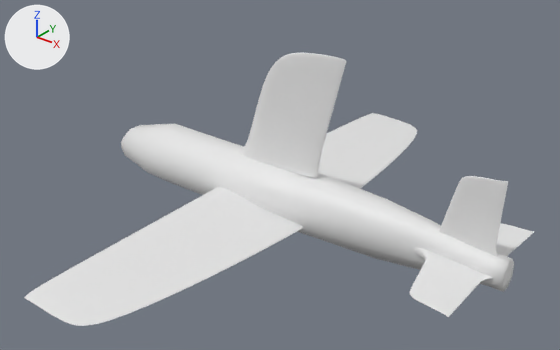
Renders of the FBX model Assets/Art/Meshes/Airplane.fbx from each side of a commit.
One viewpoint serves both versions: a 50 mm camera at (1.426, -1.739, 1.173) aimed at (0.056, -0.027, 0.112). Arrows for +X, +Y and +Z are at upper left; the lights stay in place. Where no turn or scale is listed for an object, it has been applied to the vertices.

Objects in the first picture: 'Back-Left-Wing', 'Back-Right-Wing', 'Back-Stabilizer', 'Body', 'Front-Left-Wing', 'Front-Left-Wing.001', 'Front-Stabilizer'.
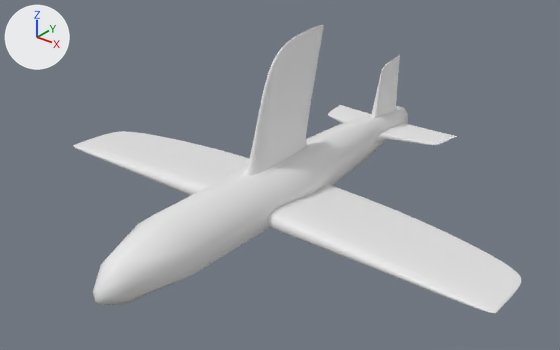
Location of each change, [x1, y1, x2, y2] in pixels of the pictures (560 x 350 px):
'Front-Left-Wing', moved, turned
    before: [25, 187, 303, 326]
    after: [267, 185, 522, 313]
'Body', deleted
    before: [121, 124, 514, 292]
'Cube', added
    after: [93, 106, 408, 305]
'Front-Left-Wing.001', moved, turned
    before: [318, 113, 417, 189]
    after: [73, 131, 249, 196]
'Front-Stabilizer', deleted
    before: [239, 53, 346, 178]
'Cube.002', added
    after: [242, 25, 324, 177]
'Back-Stabilizer', moved, turned
    before: [438, 176, 508, 257]
    after: [371, 55, 400, 118]
'Back-Left-Wing', moved, turned, rescaled
    before: [410, 248, 493, 317]
    after: [328, 105, 371, 123]
'Back-Right-Wing', moved, turned, rescaled
    before: [496, 223, 534, 256]
    after: [375, 121, 457, 145]

What changed in the scene script:
```text
Add me_cube_1:
    me_cube_1.from_pydata(...)  # 119 vertices, 126 faces; spans x -0.11..0.11, y -0.73..0.81, z -0.07..0.13
    me_cube_1.materials.append(mat_material)  # white #e7e7e7
Add me_cube_002_1:
    me_cube_002_1.from_pydata(...)  # 17243 vertices, 17152 faces; spans x -0.027..0.025, y -0.14..0.269, z 0.127..0.522
    me_cube_002_1.materials.append(mat_material)  # white #e7e7e7
Change ob_front_left_wing:
    ob_front_left_wing.location: (0.05, 0.009, 0.0) -> (-0.009, 0.05, 0.0)
    ob_front_left_wing.rotation_euler: (1.571, 0.0, -3.142) -> (1.571, 0.0, -1.571)  # degrees (90, 0, -180) -> degrees (90, 0, -90)
Change ob_front_left_wing_001:
    ob_front_left_wing_001.location: (0.05, -0.01, 0.0) -> (0.01, 0.05, 0.0)
    ob_front_left_wing_001.rotation_euler: (-1.571, 0.0, 0.0) -> (-1.571, 0.0, 1.571)  # degrees (-90, 0, 0) -> degrees (-90, 0, 90)
Change ob_back_right_wing:
    ob_back_right_wing.location: (0.556, 0.0, 0.033) -> (-0.001, 0.556, 0.033)
    ob_back_right_wing.rotation_euler: (-1.571, 0.0, 0.0) -> (1.571, 0.0, -1.571)  # degrees (-90, 0, 0) -> degrees (90, 0, -90)
    ob_back_right_wing.scale: (-0.359, -0.432, -0.432) -> (0.359, 0.432, 0.432)
Change ob_back_left_wing:
    ob_back_left_wing.location: (0.556, 0.001, 0.033) -> (0.0, 0.556, 0.033)
    ob_back_left_wing.rotation_euler: (1.571, 0.0, -3.142) -> (-1.571, 0.0, 1.571)  # degrees (90, 0, -180) -> degrees (-90, 0, 90)
    ob_back_left_wing.scale: (0.359, 0.432, 0.432) -> (-0.359, -0.432, -0.432)
Remove ob_body:
    ob_body = bpy.data.objects.new('Body', me_cube)
    ob_body.location = (0.0, 0.0, 0.0)
Remove ob_front_stabilizer:
    ob_front_stabilizer = bpy.data.objects.new('Front-Stabilizer', me_cube_002)
    ob_front_stabilizer.location = (0.0, 0.0, 0.0)
Change ob_back_stabilizer:
    ob_back_stabilizer.location: (0.556, 0.001, 0.033) -> (-0.001, 0.556, 0.033)
    ob_back_stabilizer.rotation_euler: (0.0, -3.142, 0.0) -> (3.142, 0.0, -1.571)  # degrees (0, -180, 0) -> degrees (180, 0, -90)
Add ob_cube:
    ob_cube = bpy.data.objects.new('Cube', me_cube_1)
    ob_cube.location = (0.0, 0.0, 0.0)
Add ob_cube_002:
    ob_cube_002 = bpy.data.objects.new('Cube.002', me_cube_002_1)
    ob_cube_002.location = (0.0, 0.0, 0.0)
```
